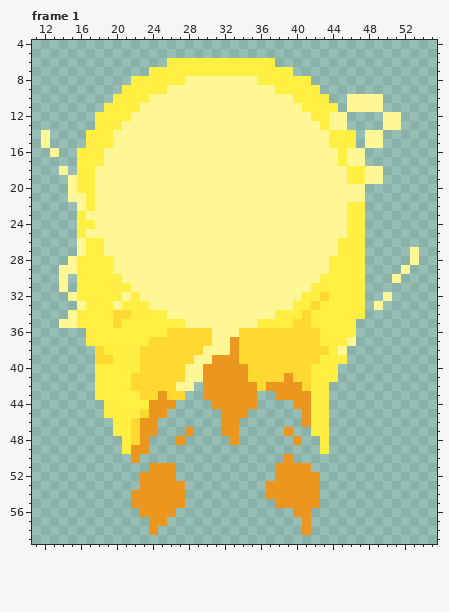
One commit to this pixel-art file: Space Invaders/Sprites/ChargedRay1.aseprite. That is the earlier state.
64x64 pixels, 4 frames. Shown: frame 1: x 11..55, y 4..59.
Once edited:
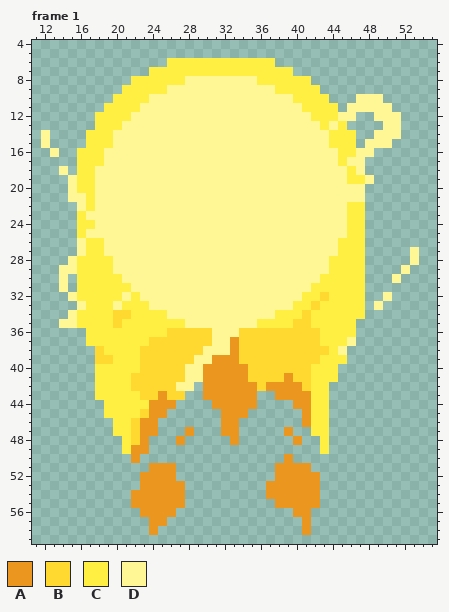
Palette (. is transparent): A #eb961f  B #ffd92f  C #ffef43  D #fff696
The edit:
--- frame 1
@@ x 42..53 @@
  9 C...........
-10 CC..DDDD....
-11 CCC.DDDD....
-12 CCDD....DD..
-13 DCDD....DD..
-14 DDCCC.DD....
-15 DDCCC.DD....
-16 DDDCDD......
+10 CC...DDD....
+11 CCC.DDDDD...
+12 CCCDD..DDD..
+13 DCDC....DD..
+14 DDCCC..DDD..
+15 DDCCC.DDD...
+16 DDDCCDD.....
 17 DDDCDD......
-18 DDDDCCDD....
-19 DDDDCCDD....
+18 DDDDCD......
+19 DDDDCCD.....
 20 DDDDDD......
Where, in picture pixels (left, top, right, bottom), the same in both pictures:
changed: (329, 94, 401, 184)
